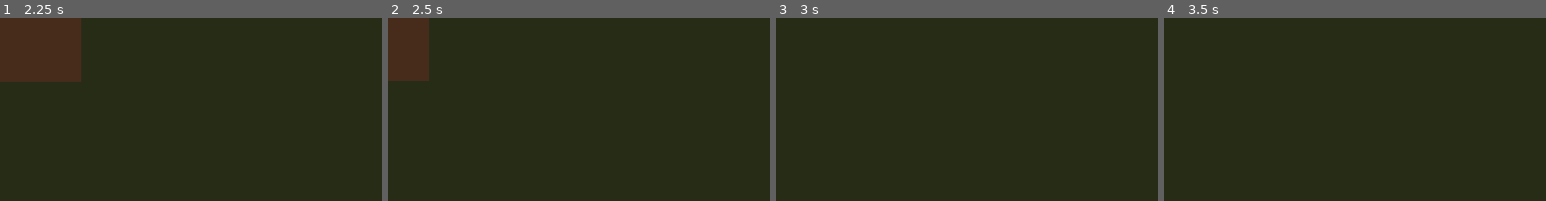
Above: before the commit, frames 1-4 (left to right).
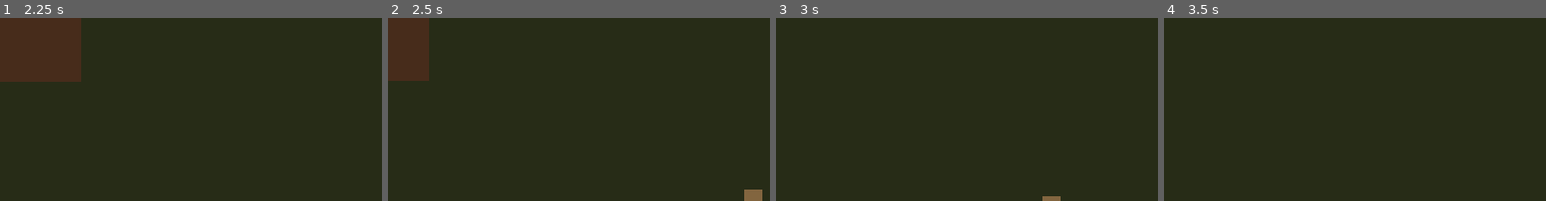
Above: after the commit, the same moments.

Repository: avarap/game1
Game: Godot game, scene res://main.tscn
Two runs of this game, one before a commit and one after it. Both use one fixed random seed, a clock stepped at 60 frames per second and the inputs below.
Inputs:
- Up to frame 1 (2.25 s): tap Enter at 0.5 s; hold D (move_right) 0.53-1.28 s; hold E (interact) 0.53-1.28 s; hold S (move_down) 1.28-2.03 s; tap E (interact) at 1.35 s; hold D (move_right) from 2.03 s (still down); hold E (interact) from 2.03 s (still down)
- Up to frame 2 (2.5 s): keep holding D (move_right); keep holding E (interact)
- Up to frame 3 (3 s): release D (move_right) at 2.78 s; release E (interact) at 2.78 s; hold W (move_up) from 2.78 s (still down); tap E (interact) at 2.85 s
- Up to frame 4 (3.5 s): keep holding W (move_up)
The pictures show only the part of the screen within x 50-100%, y 50-100%; the shares and areas given below are measured in that part.

Frame 1 is identical in both runs. In frame 2, 0.3% of the frame differs, in the area x 93-98%, y 93-100%; in frame 3, 0.1%; in frame 4, nothing differs.

Commit message:
feat: integrate npc navigation in world

Diff:
--- a/world/world.tscn
+++ b/world/world.tscn
@@ -10,6 +10,8 @@
 [ext_resource type="Resource" path="res://data/cemetery/default_rating.tres" id="8_rating"]
 [ext_resource type="Script" path="res://world/interactables/sleep_spot.gd" id="9_sleep"]
 [ext_resource type="Script" path="res://world/simulation/day_night_controller.gd" id="10_day_night"]
+[ext_resource type="Script" path="res://world/navigation/world_navigation_region.gd" id="11_navigation"]
+[ext_resource type="PackedScene" path="res://world/npcs/brother_aldren.tscn" id="12_aldren"]
 
 [sub_resource type="RectangleShape2D" id="Wall_horizontal"]
 size = Vector2(1600, 32)
@@ -39,6 +41,9 @@
 
 [node name="DayNightCycle" type="CanvasModulate" parent="."]
 script = ExtResource("10_day_night")
+
+[node name="NavigationRegion" type="NavigationRegion2D" parent="."]
+script = ExtResource("11_navigation")
 
 [node name="Player" parent="." instance=ExtResource("1_player")]
 position = Vector2(640, 360)
@@ -134,6 +139,10 @@
 [node name="CollisionShape2D" type="CollisionShape2D" parent="GraveUpgrade"]
 shape = SubResource("Cemetery_action_shape")
 
+[node name="BrotherAldren" parent="." instance=ExtResource("12_aldren")]
+position = Vector2(1180, 650)
+initial_target = Vector2(1280, 650)
+
 [node name="Boundaries" type="Node2D" parent="."]
 
 [node name="Top" type="StaticBody2D" parent="Boundaries"]
Not shown: 1 places in world/world.tscn that only renumber resources
